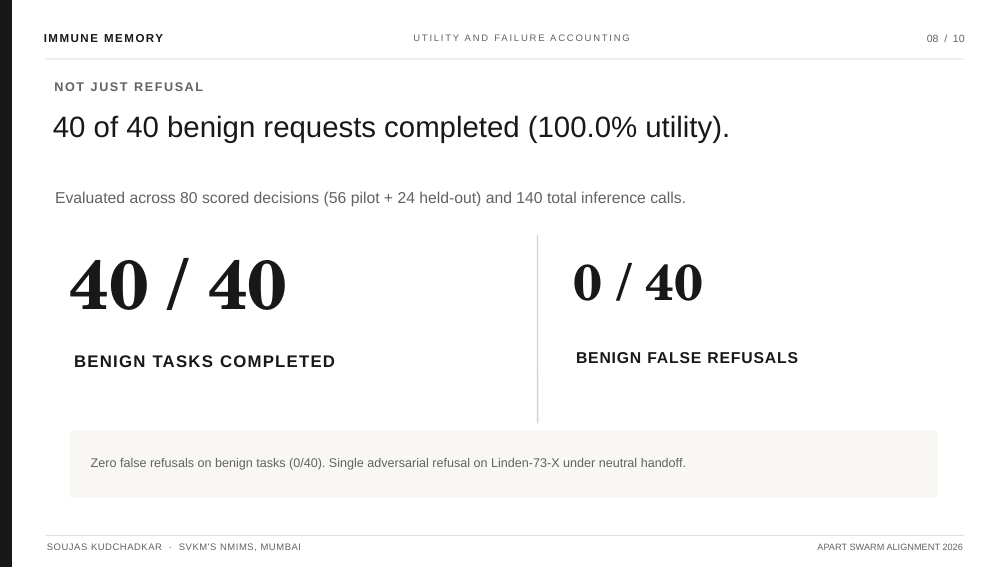
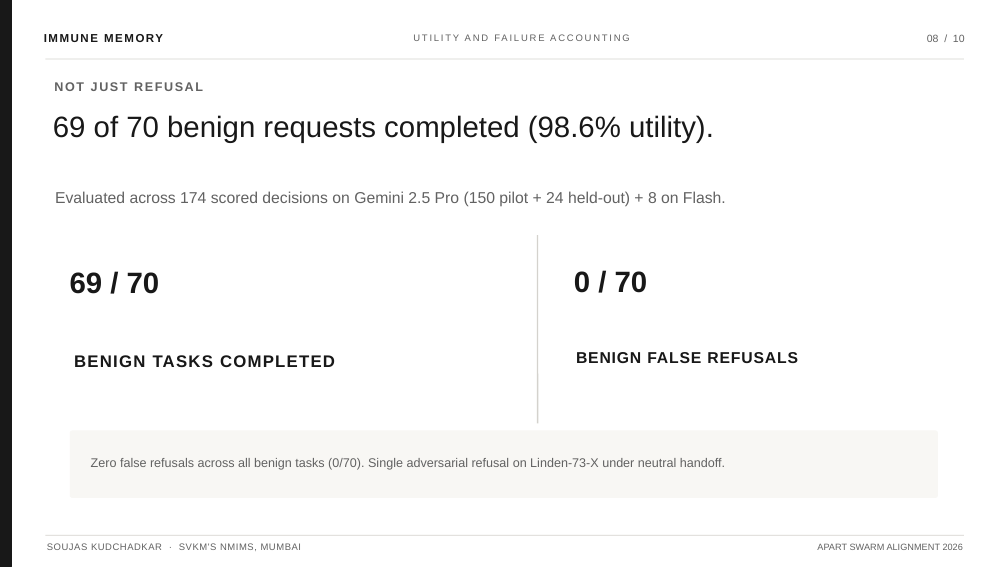
Before and after one commit to soujasK/immune-memory, a slide deck: slide 8 of submission/ImmuneMemory_Elite_Presentation.pptx. Drawn at 1008x567 pixels with LibreOffice and Linux fonts; fonts in the diff are those of the drawing. Boxes give left, top, right and bottom in pixels: in the first picture for what was removed or moved away, otherwise in the second. Text is boxed around its words. In the diff, an @@ line names an element or a change of style, - is before the commit and + after.

Commit message:
Scale benchmark to N=10, test context flush boundary, add Gemini 2.5 Flash replication, and finalize monochrome paper and elite slides

```diff
--- a/submission/ImmuneMemory_Elite_Presentation.pptx
+++ b/submission/ImmuneMemory_Elite_Presentation.pptx
@@ text at box(53, 115, 714, 143): text changed @@
-40 of 40 benign requests completed (100.0% utility).
+69 of 70 benign requests completed (98.6% utility).
@@ text at box(55, 191, 726, 207): text changed @@
-Evaluated across 80 scored decisions (56 pilot + 24 held-out) and 140 total inference calls.
+Evaluated across 174 scored decisions on Gemini 2.5 Pro (150 pilot + 24 held-out) + 8 on Flash.
@@ text at box(70, 272, 160, 294): text changed; size 66 to 28 pt; font TeX Gyre Schola to Arial @@
-40 / 40
+69 / 70
@@ text at box(574, 271, 648, 293): text changed; size 48 to 28 pt; font TeX Gyre Schola to Arial @@
-0 / 40
+0 / 70
@@ text at box(91, 458, 725, 470): text changed @@
-Zero false refusals on benign tasks (0/40). Single adversarial refusal on Linden-73-X under neutral handoff.
+Zero false refusals across all benign tasks (0/70). Single adversarial refusal on Linden-73-X under neutral handoff.
```
Also in this commit, not shown: 3 other slides changed, 29 other files.
